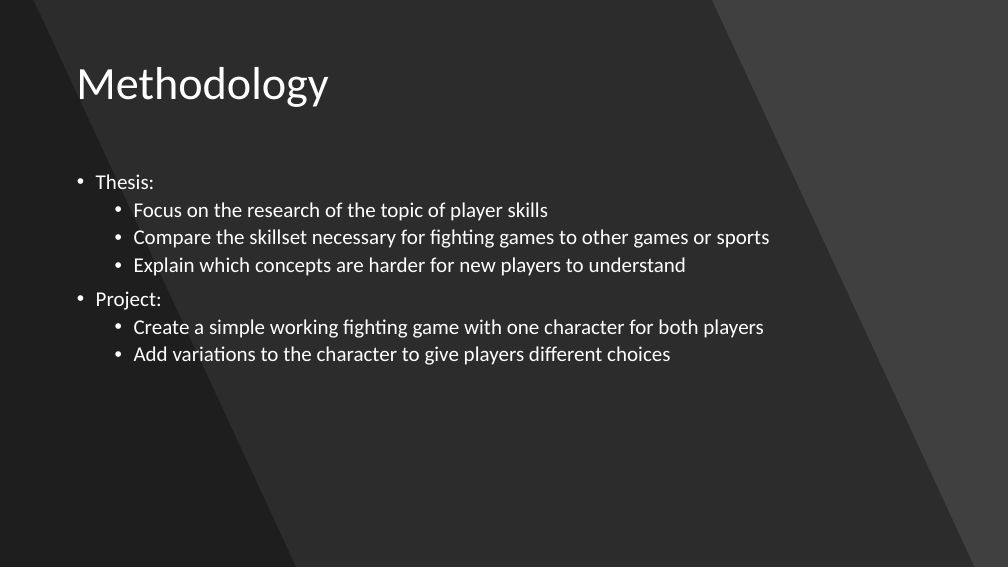
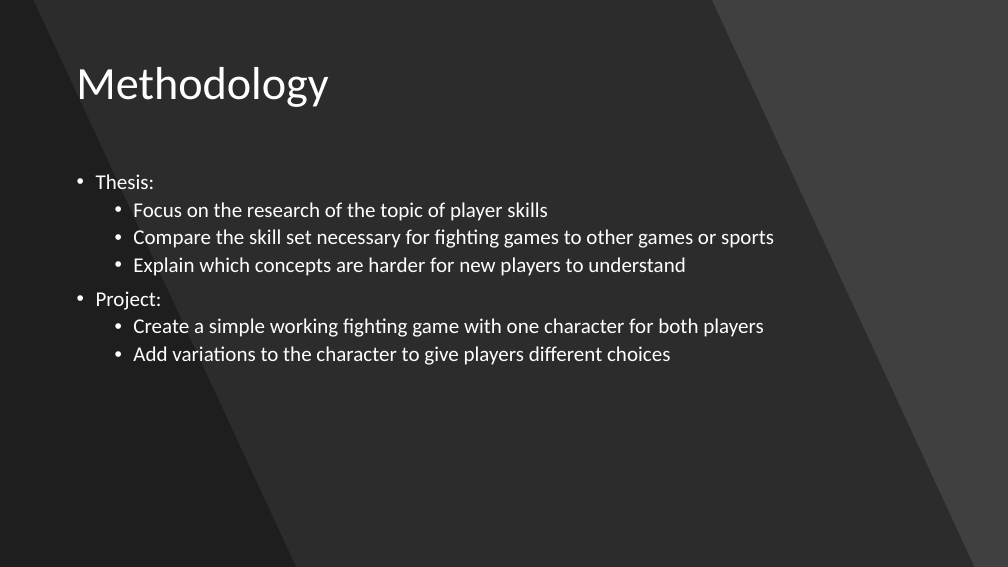
Before and after one commit to JFLagar/BATesis, a slide deck: slide 4 of ProposalPresentation.pptx. Drawn at 1008x567 pixels with LibreOffice and Linux fonts; fonts in the diff are those of the drawing. Boxes give left, top, right and bottom in pixels: in the first picture for what was removed or moved away, otherwise in the second. Text is boxed around its words. In the diff, an @@ line names an element or a change of style, - is before the commit and + after.

```diff
--- a/ProposalPresentation.pptx
+++ b/ProposalPresentation.pptx
@@ text at (133,229,774,248): text changed @@
-  • Compare the skillset necessary for fighting games to other games or sports
+  • Compare the skill set necessary for fighting games to other games or sports
```
Also in this commit, not shown: 2 other slides changed, 3 other files.
